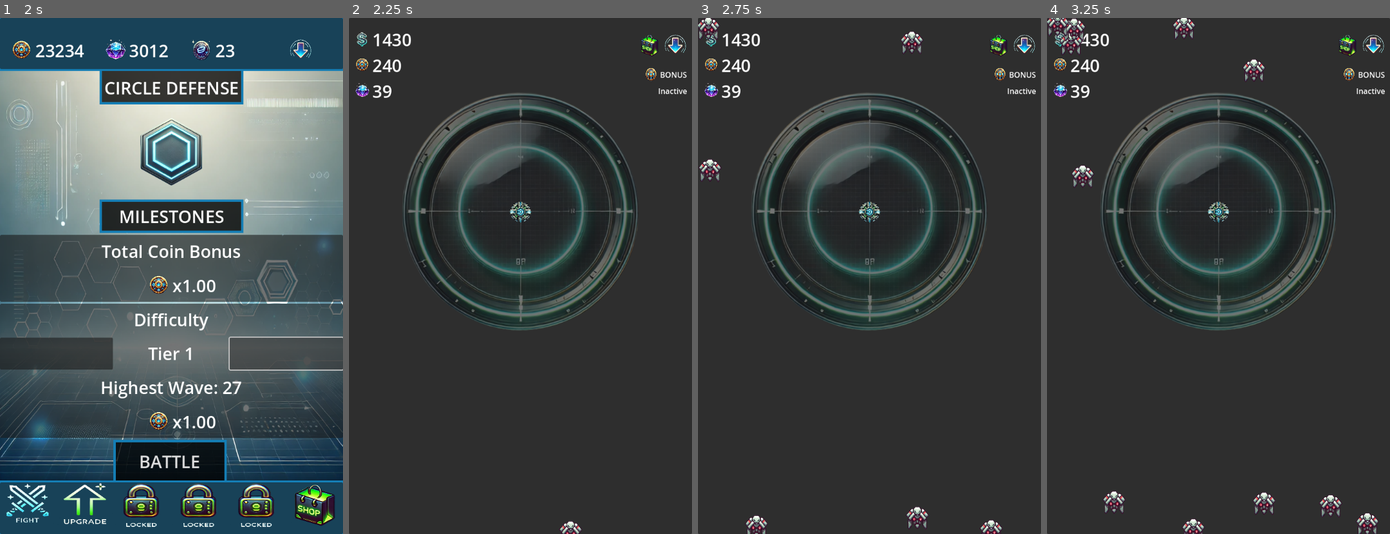
Above: before the commit, frames 1-4 (left to right).
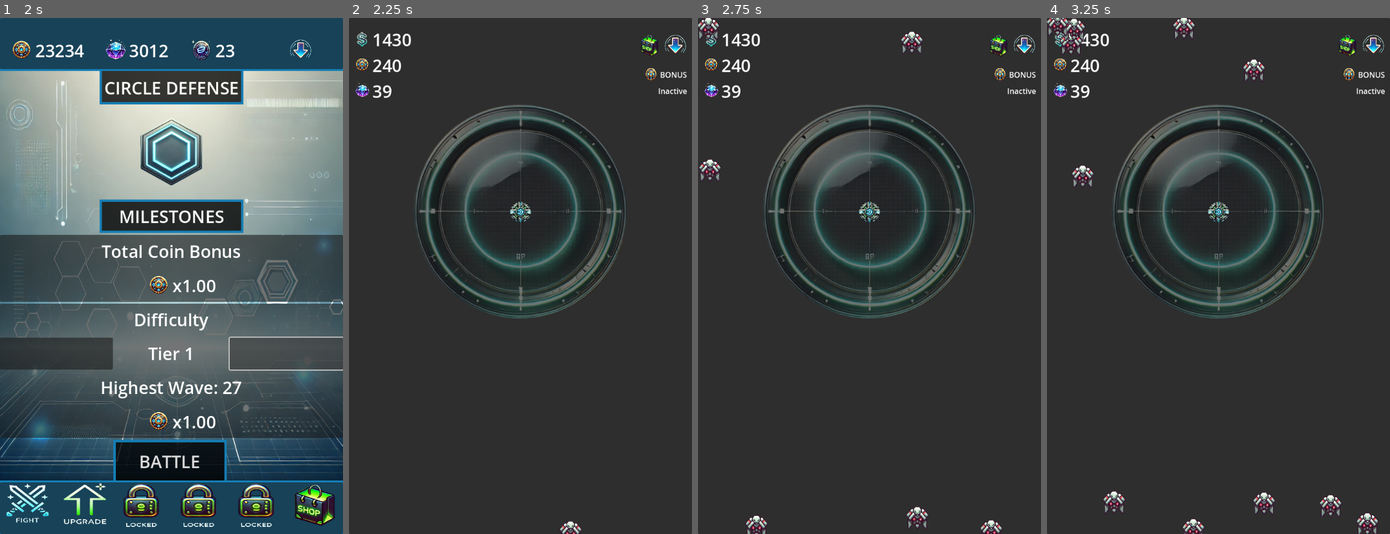
Above: after the commit, the same moments.

Repository: ascyrax/circle-defence
Game: Godot game, scene res://main.tscn
Two runs of this game, one before a commit and one after it. Both use one fixed random seed, a clock stepped at 60 frames per second and the inputs below.
Inputs (mouse positions are in pixels of both pictures, inside the frame that each line leads up to):
- Up to frame 1 (2 s): click (54, 353) at 0.5 s; click (284, 353) at 1.25 s
- Up to frame 2 (2.25 s): click "BATTLE" at 2 s
- Up to frame 3 (2.75 s): no input
- Up to frame 4 (3.25 s): no input

Frame 1 is identical in both runs. In frame 2, 9.2% of the frame differs, in the area x 15-85%, y 14-61%; in frame 3, 9.2%; in frame 4, 9.2%.

Commit message:
minor shooter default range modify

Diff:
--- a/shooter.tscn
+++ b/shooter.tscn
@@ -1,11 +1,11 @@
-[gd_scene load_steps=5 format=3 uid="uid://5oi1vohdyf8y"]
+[gd_scene load_steps=5 format=3 uid="uid://q5m10htms63w"]
 
 [ext_resource type="Texture2D" uid="uid://m1s5ocyg0hwr" path="res://art/centralShooterNoBg.png" id="1_swfug"]
 [ext_resource type="Script" path="res://shoot.gd" id="2_k8otb"]
 [ext_resource type="Texture2D" uid="uid://b5mxrs4ae0qfy" path="res://art/attackRangeNoBg.png" id="2_kv71a"]
 
 [sub_resource type="CircleShape2D" id="CircleShape2D_ng7lw"]
-radius = 250.0
+radius = 225.0
 
 [node name="Shooter" type="Node2D"]
 
Not shown: 1 places in gamePlay.tscn that only renumber resources
